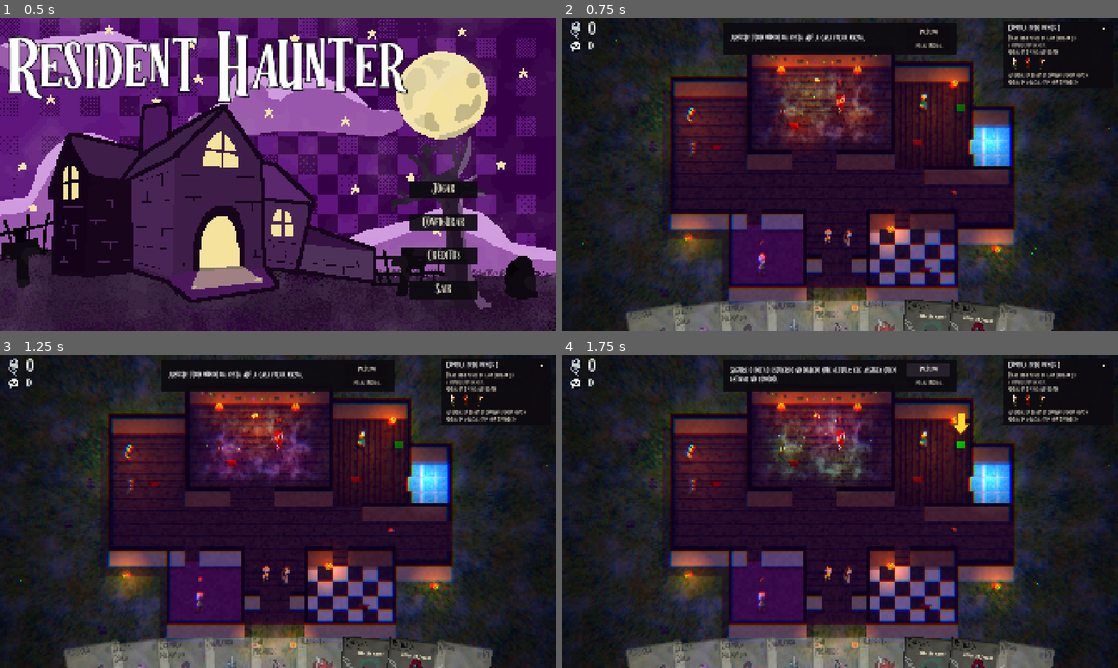
Above: before the commit, frames 1-4 (two rows, left to right).
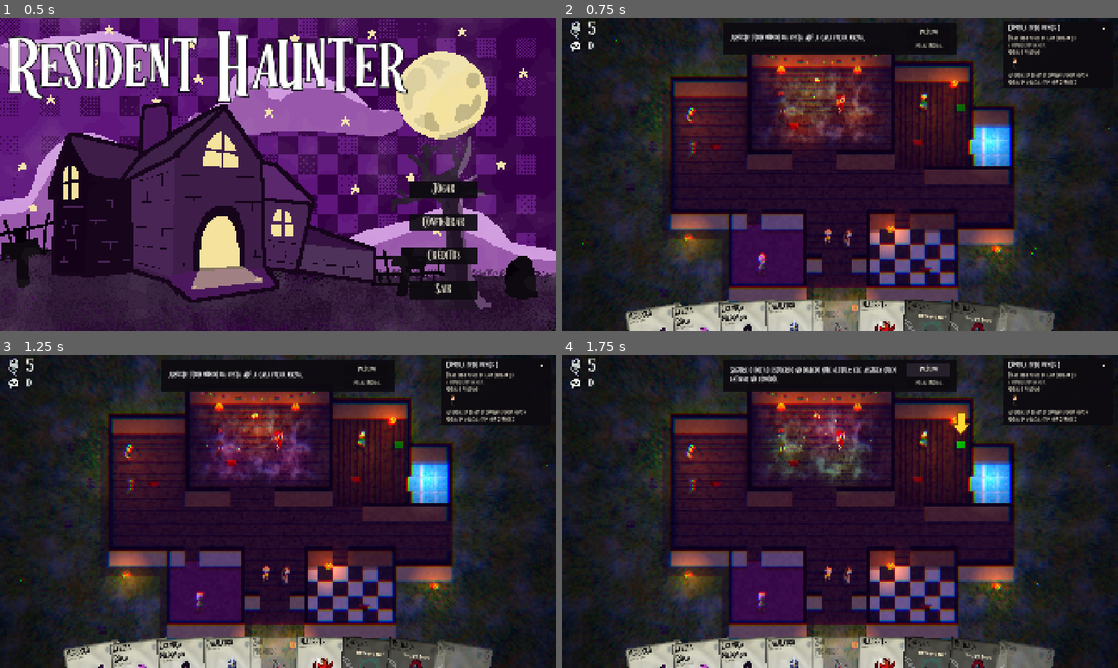
Above: after the commit, the same moments.

Repository: igordemello/gamejamplus2026
Game: Godot game, scene res://scene/menu.tscn
The game is run twice, just before and just after one commit, with the same random seed, the same clock (stepped at 60 frames per second) and the same inputs.
Inputs:
- Up to frame 1 (0.5 s): no input
- Up to frame 2 (0.75 s): click "Jogar" at 0.5 s
- Up to frame 3 (1.25 s): no input
- Up to frame 4 (1.75 s): click "Próximo" at 1.25 s

Frame 1 is identical in both runs. In frame 2, 4.0% of the frame differs, in the area x 4-93%, y 1-100%; in frame 3, 4.0%; in frame 4, 4.0%.

Commit message:
balanceamento magico que me veio das nuvens

Diff:
--- a/scene/cao.tscn
+++ b/scene/cao.tscn
@@ -270,7 +270,7 @@
 
 [node name="Cão Possuído" type="Node2D"]
 script = ExtResource("1_script")
-custo = 11
+custo = 6
 tier = 2
 tipo = 2
 comodos_proibidos = Array[String](["quarto"])
--- a/scene/cavaleiro.tscn
+++ b/scene/cavaleiro.tscn
@@ -97,7 +97,7 @@
 
 [node name="Cavaleiro" type="Node2D"]
 script = ExtResource("1_script")
-custo = 4
+custo = 3
 tipo = 2
 pontos_spawn = &"armadura"
 acoes = Array[ExtResource("2_acao")]([SubResource("Resource_espada")])
--- a/scene/caveira.tscn
+++ b/scene/caveira.tscn
@@ -287,9 +287,9 @@
 
 [node name="Caveira" type="Node2D"]
 script = ExtResource("1_script")
-custo = 15
+custo = 9
 tier = 3
-mortes_para_liberar = 2
+mortes_para_liberar = 1
 pontos_spawn = &"lareira"
 acoes = Array[ExtResource("2_acao")]([SubResource("Resource_risada"), SubResource("Resource_mordida"), SubResource("Resource_cabecada")])
 raio_clique = 50.0
--- a/scene/crianca.tscn
+++ b/scene/crianca.tscn
@@ -177,7 +177,7 @@
 
 [node name="Criança Medonha" type="Node2D" unique_id=120000610]
 script = ExtResource("1_script")
-custo = 5
+custo = 3
 tipo = 1
 acoes = Array[ExtResource("2_acao")]([SubResource("Resource_chorar")])
 raio_clique = 40.0
--- a/scene/diabrete.tscn
+++ b/scene/diabrete.tscn
@@ -80,7 +80,7 @@
 
 [node name="Diabrete" type="Node2D"]
 script = ExtResource("1_script")
-custo = 5
+custo = 3
 tipo = 3
 acoes = Array[ExtResource("2_acao")]([SubResource("Resource_quebrar")])
 raio_clique = 36.0
--- a/scene/geleia.tscn
+++ b/scene/geleia.tscn
@@ -177,7 +177,7 @@
 [node name="Geleia Roxa" type="Node2D" unique_id=1509536684]
 script = ExtResource("1_geleia")
 cena_comida = ExtResource("4_comida")
-custo = 9
+custo = 5
 tier = 2
 comodo_spawn = "cozinha"
 acoes = Array[ExtResource("5_acao")]([SubResource("Resource_comer"), SubResource("Resource_lambidao")])
--- a/scene/morcego.tscn
+++ b/scene/morcego.tscn
@@ -56,7 +56,7 @@
 
 [node name="Morcego" type="Node2D" unique_id=494321899]
 script = ExtResource("1_4norb")
-custo = 4
+custo = 2
 acoes = Array[ExtResource("2_acao")]([SubResource("Resource_bater_asas")])
 
 [node name="AnimatedSprite2D" type="AnimatedSprite2D" parent="." unique_id=990475690]
--- a/scene/palhaco.tscn
+++ b/scene/palhaco.tscn
@@ -96,9 +96,9 @@
 
 [node name="Palhaço" type="Node2D"]
 script = ExtResource("1_script")
-custo = 18
+custo = 10
 tier = 3
-mortes_para_liberar = 2
+mortes_para_liberar = 1
 tipo = 1
 comodo_spawn = "quarto"
 acoes = Array[ExtResource("2_acao")]([SubResource("Resource_musica"), SubResource("Resource_balao")])
--- a/scene/policial.tscn
+++ b/scene/policial.tscn
@@ -7,5 +7,5 @@
 collision_layer = 2
 visual = ExtResource("2_visual")
 nome_tipo = "Policial"
-resistencia = 2.0
+resistencia = 1.5
 policial = true
--- a/scene/zumbi.tscn
+++ b/scene/zumbi.tscn
@@ -278,7 +278,7 @@
 
 [node name="Zumbi" type="Node2D" unique_id=1550264278]
 script = ExtResource("1_script")
-custo = 10
+custo = 6
 tier = 2
 tipo = 3
 fora_de_casa = true
--- a/scripts/cao.gd
+++ b/scripts/cao.gd
@@ -4,10 +4,10 @@
 @export var velocidade_giro: float = 12.0
 @export var alcance_mordida: float = 30.0
 
-@export var medo_mastigar: int = 35
+@export var medo_mastigar: int = 70
 @export var duracao_mastigar: float = 2.5
 
-@export var medo_latido: int = 18
+@export var medo_latido: int = 35
 
 @onready var sprite: AnimatedSprite2D = $AnimatedSprite2D
 
--- a/scripts/cavaleiro.gd
+++ b/scripts/cavaleiro.gd
@@ -1,7 +1,7 @@
 extends Fantasma
 
 @export var raio_espada: float = 110.0
-@export var medo_espada: int = 25
+@export var medo_espada: int = 50
 
 @onready var sprite: AnimatedSprite2D = $AnimatedSprite2D
 
--- a/scripts/caveira.gd
+++ b/scripts/caveira.gd
@@ -1,10 +1,10 @@
 extends Fantasma
 
 @export var raio_risada: float = 220.0
-@export var medo_risada: int = 20
+@export var medo_risada: int = 40
 
 @export var raio_mordida: float = 160.0
-@export var medo_mordida: int = 32
+@export var medo_mordida: int = 65
 @export var max_mordidos: int = 2
 @export var tempo_fugindo: float = 4.0
 # onde e de que tamanho os dentes aparecem no npc mordido
@@ -14,7 +14,7 @@
 @export var velocidade: float = 260.0
 @export var alcance_cabecada: float = 30.0
 @export var tempo_max_perseguindo: float = 6.0
-@export var medo_cabecada: int = 55
+@export var medo_cabecada: int = 110
 @export var duracao_stun_cabecada: float = 10.0
 # quanto do medo a pessoa perde por segundo enquanto está tonta da cabeçada
 @export var dreno_cabecada: float = 1.5
--- a/scripts/crianca.gd
+++ b/scripts/crianca.gd
@@ -1,7 +1,7 @@
 extends Fantasma
 
 @export var raio_choro: float = 150.0
-@export var medo_choro: int = 30
+@export var medo_choro: int = 60
 @export var duracao_choro: float = 1.5
 
 @onready var lagrimas: AnimatedSprite2D = $lagrimas
--- a/scripts/diabrete.gd
+++ b/scripts/diabrete.gd
@@ -9,9 +9,9 @@
 @export var peito: Vector2 = Vector2(0, 3)
 @export var altura_levantar: float = 40.0
 
-@export var medo_quebra: int = 25
-@export var raio_quebra: float = 180.0
-@export var max_assustados: int = 3
+@export var medo_quebra: int = 50
+@export var raio_quebra: float = 280.0
+@export var max_assustados: int = 5
 
 @onready var sprite: AnimatedSprite2D = $AnimatedSprite2D
 @onready var brasas: CPUParticles2D = $brasas
--- a/scripts/gameManager.gd
+++ b/scripts/gameManager.gd
@@ -2,7 +2,7 @@
 
 var wander_radius: float = 200.0
 
-const SUSTOS_INICIAIS = 0
+const SUSTOS_INICIAIS = 5
 var sustos: int = SUSTOS_INICIAIS
 # quantos npcs infartaram nesta partida
 var mortes: int = 0
--- a/scripts/geleia.gd
+++ b/scripts/geleia.gd
@@ -2,10 +2,10 @@
 
 @export var velocidade: float = 200.0
 
-@export var medo_comida: int = 25
+@export var medo_comida: int = 50
 @export var cena_comida: PackedScene
 
-@export var medo_lambida: int = 35
+@export var medo_lambida: int = 70
 @export var alcance_lambida: float = 40.0
 
 @export var amplitude_balanco: float = 1.0
--- a/scripts/house.gd
+++ b/scripts/house.gd
@@ -26,12 +26,12 @@
 @export var cor_vazia: Color = Color(0.3, 0.16, 0.22)
 
 # quantos infartos até chamarem a polícia
-@export var limite_mortes: int = 5
+@export var limite_mortes: int = 2
 @export var cena_policial: PackedScene
 # objetivos: além de esvaziar a casa, precisa cumprir um deles
-@export var quantos_marcados: int = 3
+@export var quantos_marcados: int = 1
 # "todos os cômodos ao mesmo tempo" = todos com susto dentro dessa janela, em segundos
-@export var janela_comodos: float = 4.0
+@export var janela_comodos: float = 8.0
 
 var npcs_no_comeco: int = 0
 var acabou: bool = false
@@ -83,17 +83,25 @@
 	await get_tree().create_timer(0.8).timeout
 	$vitoria.mostrar(npcs_no_comeco - GameManager.mortes, GameManager.mortes, tempo_partida, objetivo_cumprido())
 
-# sorteia quem tem que morrer, só entre quem algum fantasma da loja consegue matar do coração
+# sorteia quem tem que morrer
 func marcar_alvos() -> void:
+	var novos = candidatos_a_marcado().slice(0, quantos_marcados)
+	for npc in novos:
+		npc.marcar()
+		marcados.append(npc)
+	ui.mostrar_marcados(novos)
+
+# só quem um fantasma já liberado na loja consegue matar do coração (e ainda não está fugindo).
+# o policial fica de fora: ele já tem objetivo próprio
+func candidatos_a_marcado() -> Array:
 	var matadores = {}
 	for card in ui.get_node("painel_fantasmas/lista").get_children():
-		matadores["%s %d" % [Fantasma.Tipo.find_key(card.tipo), card.tier]] = true
-	var candidatos = get_tree().get_nodes_in_group("npc").filter(func(n): return matadores.has("%s %d" % [n.infarto_tipo, n.infarto_tier]))
+		if not card.travada():
+			matadores["%s %d" % [Fantasma.Tipo.find_key(card.tipo), card.tier]] = true
+	var candidatos = get_tree().get_nodes_in_group("npc").filter(func(n):
+		return not n.marcado and not n.policial and n.current_estado != Npc.Estado.Foge and matadores.has("%s %d" % [n.infarto_tipo, n.infarto_tier]))
 	candidatos.shuffle()
-	for npc in candidatos.slice(0, quantos_marcados):
-		npc.marcar()
-		marcados.append(npc)
-	ui.mostrar_marcados(marcados)
+	return candidatos
 
 # todo susto que pegou em alguém passa aqui (objetivo dos cômodos)
 func registrar_susto(pos_susto: Vector2) -> void:
@@ -112,16 +120,23 @@
 	if npc.marcado:
 		marcados_mortos += 1
 		ui.marcar_retrato(npc, true)
-		if marcados_mortos == marcados.size():
+		if marcados_mortos == quantos_marcados:
 			objetivo_marcados = true
 	if npc.policial:
 		objetivo_policial = true
 	if GameManager.mortes == limite_mortes and not policia_chamada:
 		chamar_policia()
 
+# marcado fugiu vivo: outro convidado é marcado no lugar. só falha se não sobrar gente pra completar
 func marcado_fugiu(npc) -> void:
-	marcado_escapou = true
 	ui.marcar_retrato(npc, false)
+	var candidatos = candidatos_a_marcado()
+	if not candidatos.is_empty():
+		candidatos[0].marcar()
+		marcados.append(candidatos[0])
+		ui.mostrar_marcados([candidatos[0]])
+	var vivos = marcados.filter(func(n): return is_instance_valid(n) and n.is_in_group("npc"))
+	marcado_escapou = marcados_mortos + vivos.size() < quantos_marcados
 
 # a polícia chega pela porta da frente com sirene e vai olhar onde foi a última morte
 func chamar_policia() -> void:
--- a/scripts/invocacao.gd
+++ b/scripts/invocacao.gd
@@ -5,7 +5,7 @@
 
 # quem estiver a esse raio do pentagrama leva um susto pequeno quando o fantasma sai
 @export var raio_susto: float = 160.0
-@export var medo_susto: int = 10
+@export var medo_susto: int = 20
 
 var fantasma: Fantasma
 var tempo: float = 0.0
--- a/scripts/morcego.gd
+++ b/scripts/morcego.gd
@@ -3,7 +3,7 @@
 @export var velocidade: float = 120.0
 @export var raio_colisao: float = 20.0
 
-@export var medo_bater_asas: int = 20
+@export var medo_bater_asas: int = 40
 @export var forca_empurrao: float = 250.0
 # todo mundo nesse raio em volta dele se assusta e é empurrado pra longe
 @export var raio_bater_asas: float = 100.0
--- a/scripts/npc.gd
+++ b/scripts/npc.gd
@@ -7,6 +7,8 @@
 const PAPEL = Color(0.86, 0.84, 0.76)
 # nível de medo que libera cada pedaço da lore (a árvore que abre no clique)
 const NIVEIS_LORE = [1, 3, 4]
+# a partir desse nível de medo, o fantasma certo mata do coração
+const NIVEL_INFARTO = 2
 
 @export var house: House
 # animações desse npc (gotica.tres, cheerleader.tres...), precisa ter "andar" desenhada virada pra direita
@@ -55,8 +57,8 @@
 var infarto_tipo: String = ""
 var infarto_tier: int = 0
 # sustos a mais (além do +1 do nível) quando ele infarta
-@export var bonus_infarto: int = 2
-# os pontos de susto são divididos por isso (o policial tem 2)
+@export var bonus_infarto: int = 3
+# os pontos de susto são divididos por isso (o policial tem 1,5)
 @export var resistencia: float = 1.0
 # chamado quando as mortes chegam no limite: azulado, com sirene; infarta com o Cavaleiro
 @export var policial: bool = false
@@ -380,8 +382,8 @@
 
 	return region.global_position
 
-# fantasma = quem assustou (null no objeto levitável). se ele chegar no nível 5 pelo
-# fantasma do tipo e do tier que matam ele do coração, infarta em vez de fugir
+# fantasma = quem assustou (null no objeto levitável). a partir de NIVEL_INFARTO, um susto do
+# fantasma do tipo e do tier que matam ele do coração faz ele infartar na hora
 func tomar_susto(susto: String, pontosDeSusto: int, fantasma: Fantasma = null) -> void:
 	if current_estado == Estado.Infarta:
 		return
@@ -397,14 +399,18 @@
 	pular_de_susto()
 	house.registrar_susto(global_position)
 
+	if nivel_medo >= NIVEL_INFARTO and nivel_medo < 5 and mata_do_coracao(fantasma):
+		infartar()
+		return
+
 	barra_susto = minf(barra_susto + pontos_recebidos, 100.0)
+	# o objeto levitável não expulsa ninguém: o último nível sempre vem de um fantasma
+	if fantasma == null and nivel_medo == 4:
+		barra_susto = minf(barra_susto, 99.0)
 
 	if barra_susto >= 100.0:
 		barra_susto = 0.0
 		nivel_medo += 1
-		if nivel_medo == 5 and mata_do_coracao(fantasma):
-			infartar()
-			return
 		GameManager.sustos += 1
 		# o +1 sai da cabeça e voa até o contador
 		house.ui.voar_susto(get_global_transform_with_canvas() * Vector2(0, -100))
--- a/scripts/objeto_levitavel.gd
+++ b/scripts/objeto_levitavel.gd
@@ -18,7 +18,7 @@
 var primeiro_susto: bool = false
 
 @export var tipo_susto: String = "objeto"
-@export var pontos_susto: int = 15
+@export var pontos_susto: int = 20
 @export var intervalo_susto: float = 1.0
 
 var tempo_susto: float = 0.0
--- a/scripts/palhaco.gd
+++ b/scripts/palhaco.gd
@@ -8,7 +8,7 @@
 @export var duracao_nota: float = 1.4
 
 @export var raio_balao: float = 250.0
-@export var medo_balao: int = 30
+@export var medo_balao: int = 60
 
 @onready var sprite: AnimatedSprite2D = $AnimatedSprite2D
 @onready var notas: Node2D = $notas
--- a/scripts/tutorial.gd
+++ b/scripts/tutorial.gd
@@ -38,7 +38,7 @@
 		{"texto": "Assuste todo mundo da festa até a casa ficar vazia."},
 		{"texto": "Segure o botão esquerdo no objeto que flutua: ele assusta quem estiver no cômodo.",
 			"alvo": func(): return get_tree().get_first_node_in_group("levitavel"),
-			"feito": func(): return GameManager.sustos >= 1},
+			"feito": func(): return get_tree().get_nodes_in_group("npc").any(func(n): return n.nivel_medo >= 1)},
 		{"texto": "Cada nível de medo vale 1 susto.",
 			"destaque": house.ui.get_node("contadores/sustos"), "auto": 4.0},
 		{"texto": "Junte sustos e arraste uma carta do baralho pra casa.",
@@ -49,7 +49,7 @@
 			"feito": func(): return get_tree().get_nodes_in_group("fantasma").any(func(f): return f.recarga_restante.values().any(func(r): return r > 0.0))},
 		{"texto": "Rodinha: zoom. Botão direito: arrasta a câmera.",
 			"feito": func(): return absf(cam.zoom_alvo - zoom_inicial) > 0.01 or cam.arrastado - arrastado_inicial > 100.0},
-		{"texto": "Mate os marcados com caveira ou outro objetivo. Clique num convidado pra ver como.",
+		{"texto": "Mate quem tem a caveira ou outro objetivo. Clique num convidado pra ver como.",
 			"destaque": house.ui.get_node("objetivos"), "abrir_objetivos": true},
 		{"texto": "Com %d mortes a polícia vem. Esc pausa. Boa assombração!" % house.limite_mortes},
 	]
--- a/scripts/ui_main.gd
+++ b/scripts/ui_main.gd
@@ -146,7 +146,7 @@
 	var h = get_parent()
 	var restam = get_tree().get_nodes_in_group("npc").size()
 	objetivos.get_node("casa").text = "Tirar todo mundo da casa (restam %d)" % restam
-	linha(objetivos.get_node("marcados"), "Matar os %d marcados (%d/%d)" % [h.marcados.size(), h.marcados_mortos, h.marcados.size()],
+	linha(objetivos.get_node("marcados"), ("Matar o marcado" if h.quantos_marcados == 1 else "Matar os %d marcados (%d/%d)" % [h.quantos_marcados, h.marcados_mortos, h.quantos_marcados]),
 		h.objetivo_marcados, h.marcado_escapou)
 	linha(objetivos.get_node("comodos"), "Assustar em todos os cômodos juntos (%d/%d)" % [h.comodos_assustados(), h.regionsHouse.size()],
 		h.objetivo_comodos, false)
--- a/scripts/zumbi.gd
+++ b/scripts/zumbi.gd
@@ -2,7 +2,7 @@
 
 # o bafo sai em volta dele: todo mundo nesse círculo se assusta e fica paralisado
 @export var raio_bafo: float = 220.0
-@export var medo_bafo: int = 20
+@export var medo_bafo: int = 40
 @export var paralisia_bafo: float = 2.0
 @export var nuvens_bafo: int = 8
 
@@ -13,7 +13,7 @@
 @export var alcance_arranhao: float = 2500.0
 @export var tempo_max_perseguindo: float = 30.0
 @export var distancia_arranhao: float = 30.0
-@export var medo_arranhao: int = 45
+@export var medo_arranhao: int = 90
 # quadro da animação em que a garra desce
 @export var quadro_arranhao: int = 4
 
Not shown, added: assets/sons/MUSICA/Resident Haunter - Menu.mp3.import
Not shown, added: assets/sons/MUSICA/Resident Haunter - Musica normal gameplay.mp3.import
Not shown, added: assets/sons/buu de invocação.mp3.import
Not shown, added: assets/sons/buu de levitavel.mp3.import
Not shown, added: assets/sons/cao latido.mp3.import
Not shown, added: assets/sons/cao nhac nhac.mp3.import
Not shown, added: assets/sons/carta pegar.mp3.import
Not shown, added: assets/sons/cavaleiro shing.mp3.import
Not shown, added: assets/sons/caveira ahhaha.mp3.import
Not shown, added: assets/sons/caveira mordida.mp3.import
Not shown, added: assets/sons/caveira pow.mp3.import
Not shown, added: assets/sons/criança buaaa.mp3.import
(and 29 more such lines)
